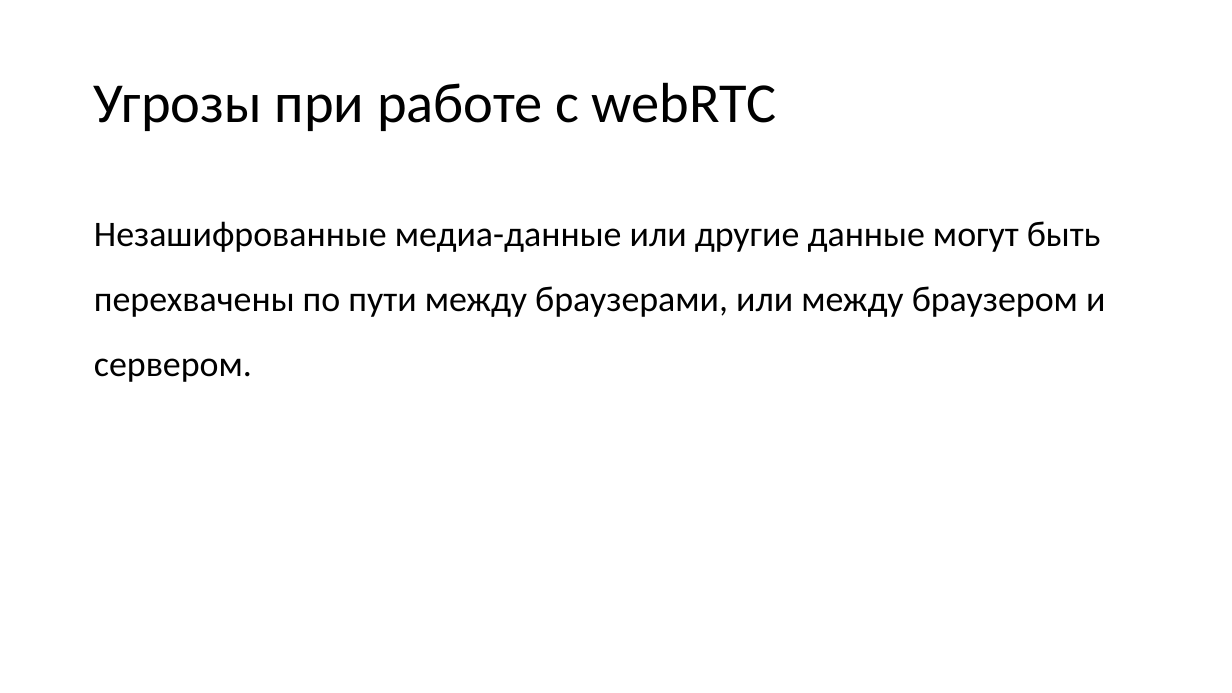
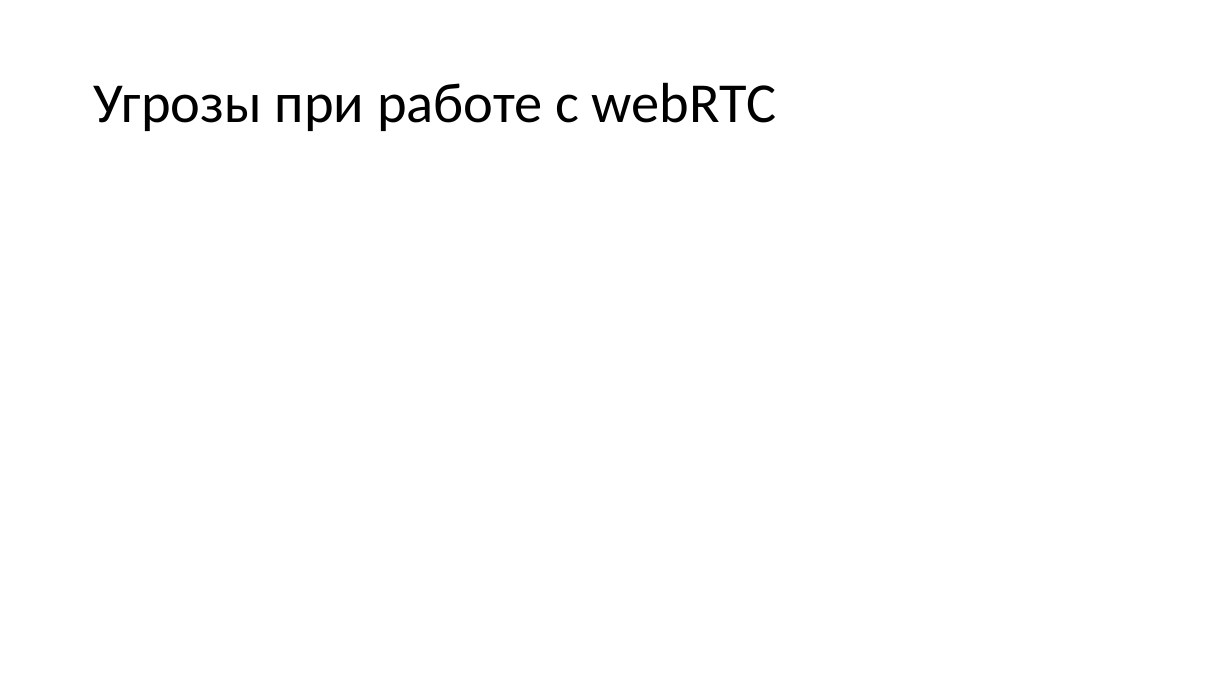
Before and after one commit to vladstarikov88/diploma, a slide deck: slide 13 of presentation.pptx. Drawn at 1232x693 pixels with LibreOffice and Linux fonts; fonts in the diff are those of the drawing. Boxes give left, top, right and bottom in pixels: in the first picture for what was removed or moved away, otherwise in the second. Text is boxed around its words. In the diff, an @@ line names an element or a change of style, - is before the commit and + after.

```diff
--- a/presentation.pptx
+++ b/presentation.pptx
@@ text removed at (x1=94, y1=221, x2=1105, y2=382) @@
-Незашифрованные медиа-данные или другие данные могут быть перехвачены по пути между браузерами, или между браузером и сервером.
```
Also in this commit, not shown: 1 other slide changed, 1 slide added, 1 slide removed, 5 other files.
